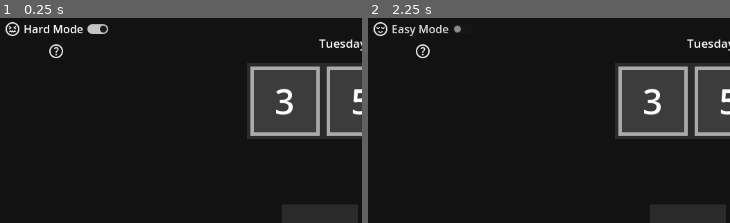
Above: before the commit, frames 1-2 (left to right).
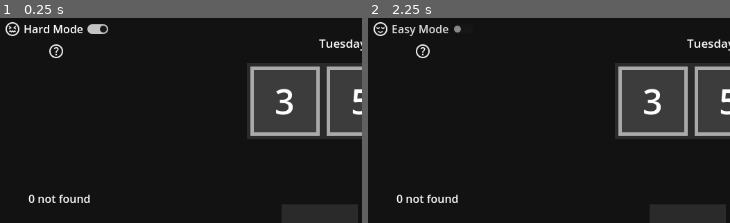
Above: after the commit, the same moments.

Repository: PeckyChicken/four-numbers
Game: Godot game, scene res://main.tscn
Same seed, same stepped clock (60 frames per second), same inputs: the game is played once before the commit and once after it.
Inputs:
- Up to frame 1 (0.25 s): no input
- Up to frame 2 (2.25 s): click "Hard Mode" at 0.5 s; click "Easy Mode" at 1.25 s; click "Hard Mode" at 2 s
The pictures show only the part of the screen within x 0-50%, y 0-50%; the shares and areas given below are measured in that part.

The runs differ from the first frame. In frame 1, 0.4% of the frame differs, in the area x 7-25%, y 85-91%; in frame 2, 0.4%.

Commit message:
TEST BUG #1: Added rich text which shows when 0 is created

Diff:
--- a/answer.gd
+++ b/answer.gd
@@ -15,7 +15,8 @@
 
 		var parser := Expression.new()
 		assert (parser.parse(ExpressionContainer.new().godotify_expression(" ".join(item))) == OK, "Error parsing history component %s" % [component])
-
+		if int(parser.execute()) == 0:
+			$RichTextLabel.text = "0 found"
 		history.append(int(parser.execute()))
 
 	return history
--- a/main.tscn
+++ b/main.tscn
@@ -294,6 +294,13 @@
 offset_bottom = 347.0
 metadata/_edit_lock_ = true
 
+[node name="RichTextLabel" type="RichTextLabel" parent="."]
+offset_left = 41.0
+offset_top = 249.0
+offset_right = 227.0
+offset_bottom = 345.0
+text = "0 not found"
+
 [connection signal="pressed" from="VBoxContainer/Difficulty" to="VBoxContainer/Difficulty" method="_on_pressed"]
 [connection signal="mouse_entered" from="VBoxContainer/Help" to="VBoxContainer/Help" method="_on_mouse_entered"]
 [connection signal="mouse_exited" from="VBoxContainer/Help" to="VBoxContainer/Help" method="_on_mouse_exited"]
Not shown, changed: index.html
Not shown, changed: index.pck
